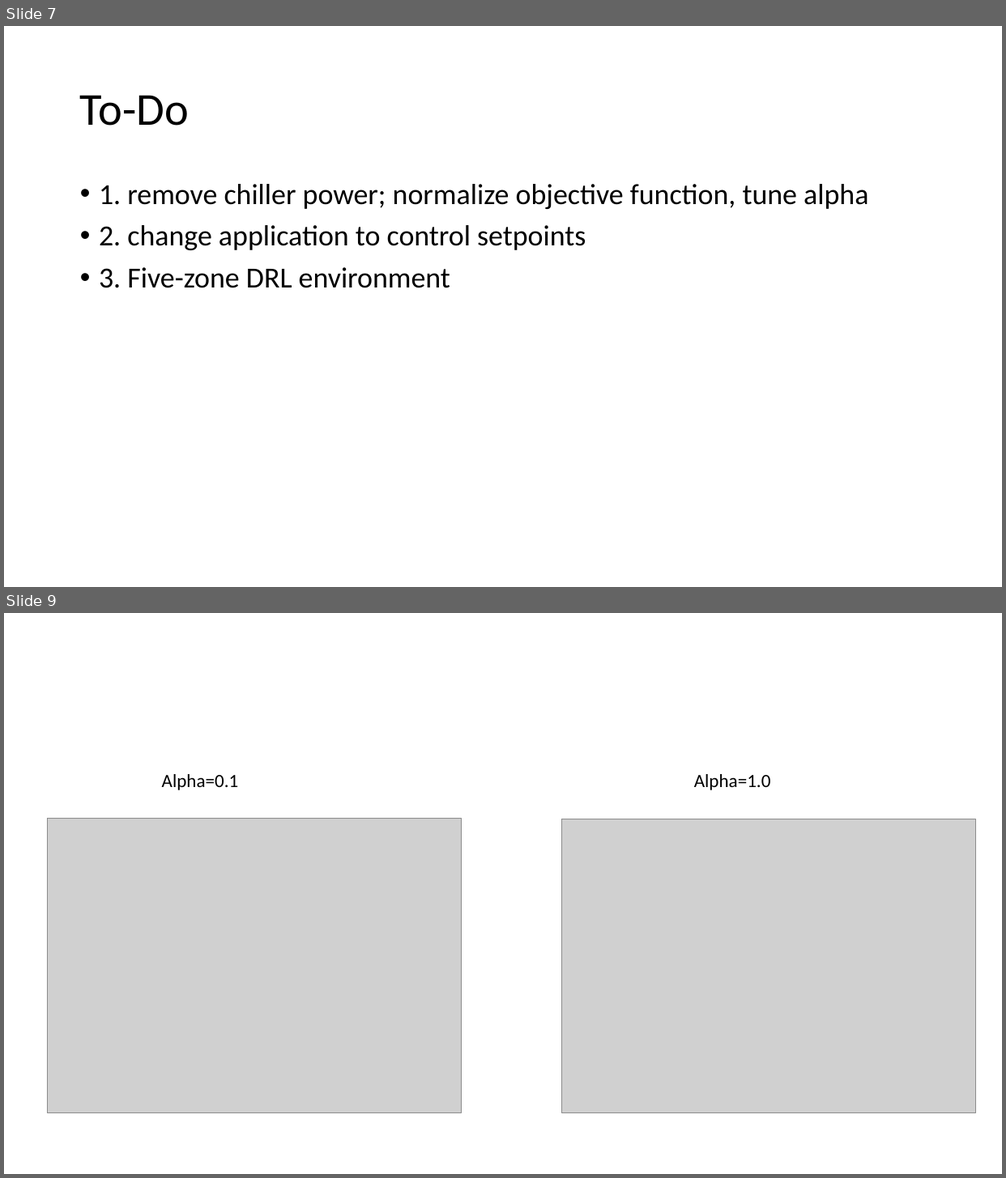
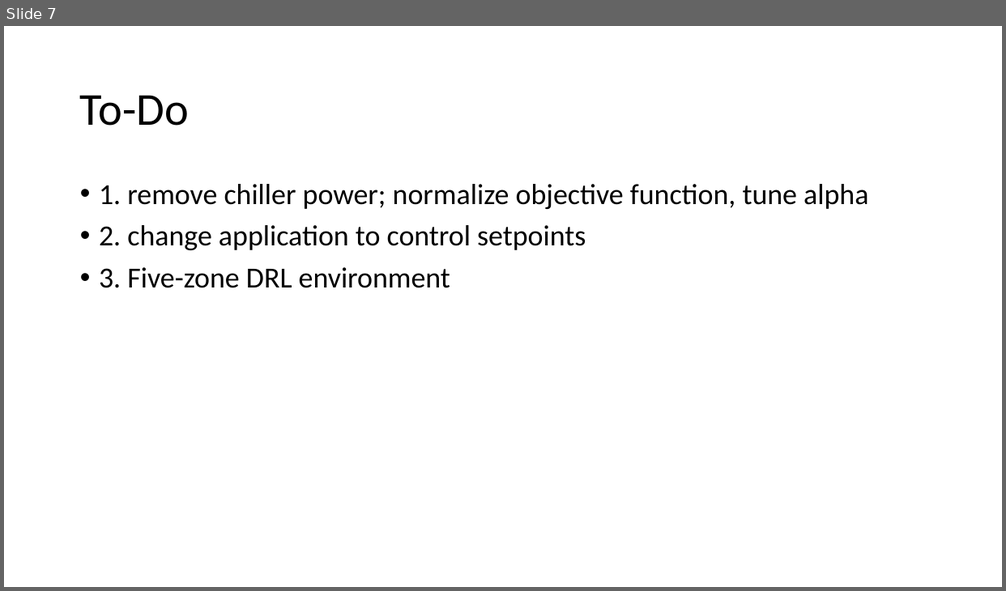
Before and after one commit to YangyangFu/mpc-drl-tl, a slide deck: meeting/20210316.pptx. Shown one above the other, each under a label of ours: slides 7 and 9 before the commit, slide 7 after it; the slides between them are not shown. The pictures are 1006x1178 and 1006x591 pixels, drawn with LibreOffice and Linux fonts; fonts in the diff are those of the drawing; grey boxes stand for pictures. Boxes give left, top, right and bottom in pixels: in the first picture for what was removed or moved away, otherwise in the second. Text is boxed around its words. In the diff, an @@ line names an element or a change of style, - is before the commit and + after.

```diff
--- a/meeting/20210316.pptx
+++ b/meeting/20210316.pptx
@@ slide 9 removed at (x1=4, y1=613, x2=1002, y2=1174), background #FFFFFF @@
@@ text removed at (x1=162, y1=774, x2=239, y2=790) @@
-Alpha=0.1
@@ text removed at (x1=694, y1=774, x2=771, y2=790) @@
-Alpha=1.0
@@ picture removed at (x1=48, y1=818, x2=462, y2=1113) @@
@@ picture removed at (x1=562, y1=820, x2=977, y2=1114) @@
```
Also in this commit, not shown: 2 slides added, 1 other slide removed, 35 other files.
